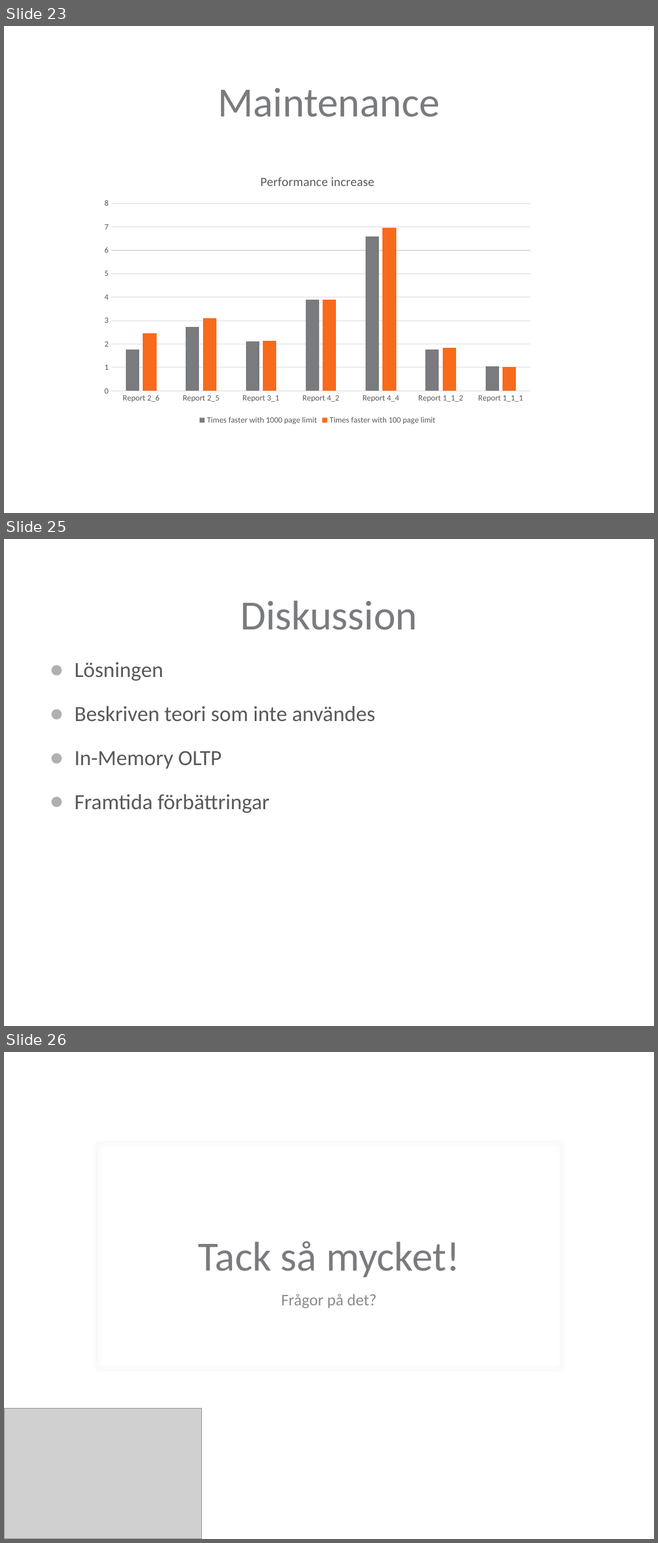
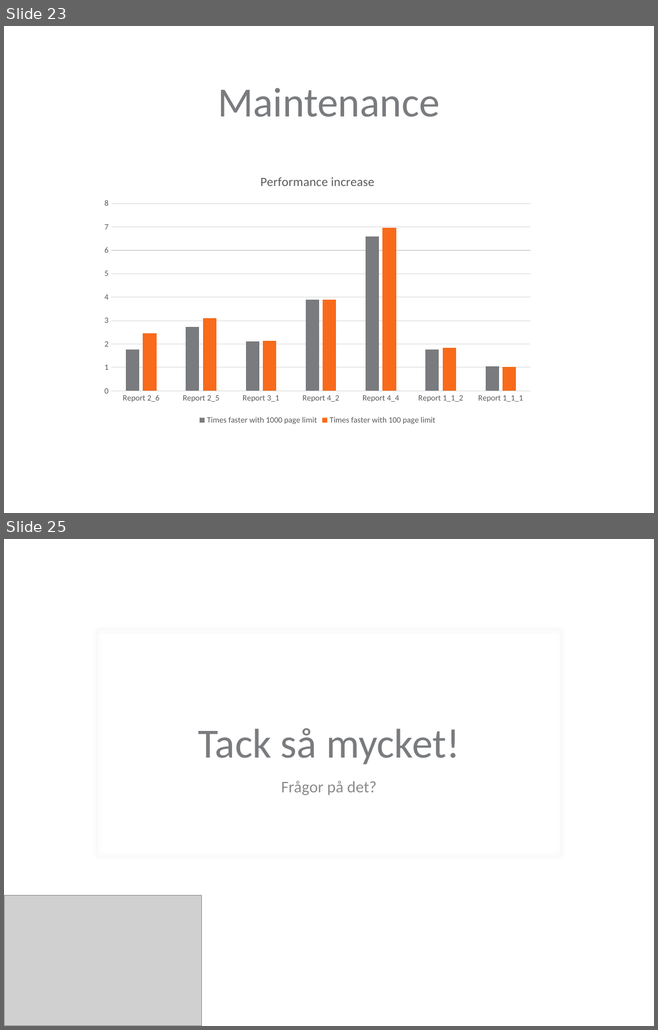
Before and after one commit to Maxenboy/Master-Thesis, a slide deck: Presentation/PresentationLTH.pptx. Shown one above the other, each under a label of ours: slides 23, 25 and 26 before the commit, slides 23 and 25 after it; the slides between them are not shown. The pictures are 658x1543 and 658x1030 pixels, drawn with LibreOffice and Linux fonts; fonts in the diff are those of the drawing; grey boxes stand for pictures; background and template pictures are left out. Boxes give left, top, right and bottom in pixels: in the first picture for what was removed or moved away, otherwise in the second. Text is boxed around its words. In the diff, an @@ line names an element or a change of style, - is before the commit and + after.

```diff
--- a/Presentation/PresentationLTH.pptx
+++ b/Presentation/PresentationLTH.pptx
@@ slide 25 removed at <box>4,539,654,1026</box>, background picture (left out) @@
@@ title removed at <box>240,600,417,630</box> @@
-Diskussion
@@ text removed at <box>74,662,375,813</box> @@
-● Lösningen
-● Beskriven teori som inte användes
-● In-Memory OLTP
-● Framtida förbättringar
@@ what was slide 26 is now slide 25 @@
```
Also in this commit, not shown: 5 slides changed, 2 other files.
